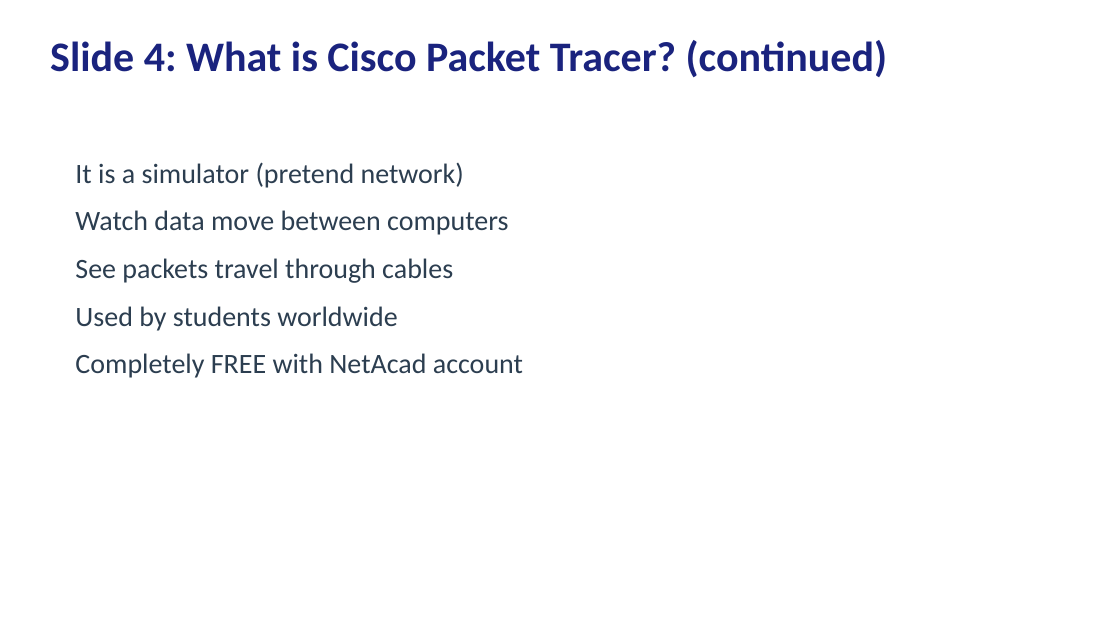
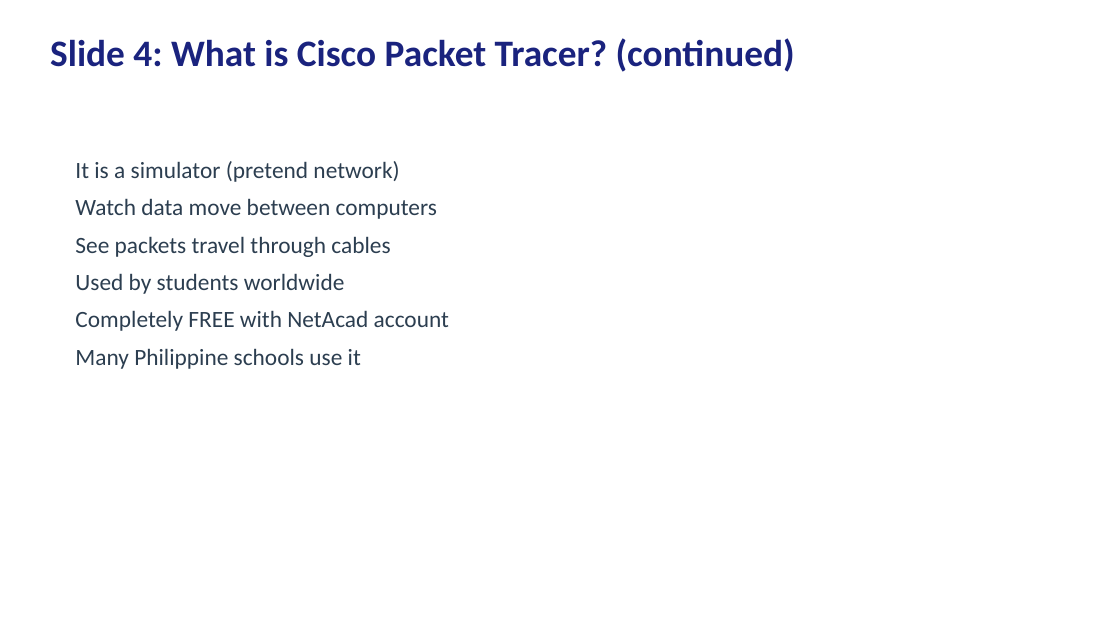
Before and after one commit to lavagunzspray520/Cisco-Packet-Tracer-Project-VIdeo2, a slide deck: slide 4 of webinar/Cisco_Packet_Tracer_Presentation.pptx. Drawn at 1120x630 pixels with LibreOffice and Linux fonts; fonts in the diff are those of the drawing. Boxes give left, top, right and bottom in pixels: in the first picture for what was removed or moved away, otherwise in the second. Text is boxed around its words. In the diff, an @@ line names an element or a change of style, - is before the commit and + after.

```diff
--- a/webinar/Cisco_Packet_Tracer_Presentation.pptx
+++ b/webinar/Cisco_Packet_Tracer_Presentation.pptx
@@ text "Slide 4: What is Cisco ..." at (50, 38, 795, 72): size 36 to 32 pt @@
@@ text at (75, 161, 449, 331): size 24 to 20 pt in "It is a simulator (pretend network)", "Watch data move between computers", "See packets travel through cables", "Used by students worldwide" and 1 more places; less space between paragraphs @@
@@ text at (75, 348, 361, 369): paragraph added @@
+Many Philippine schools use it
```
Also in this commit, not shown: 9 other slides changed, 50 slides added, 30 slides removed, 2 other files.
